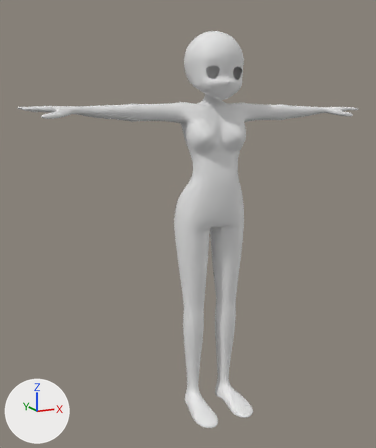
One commit to the Blender file untitled.blend: the scene before it, then after it.
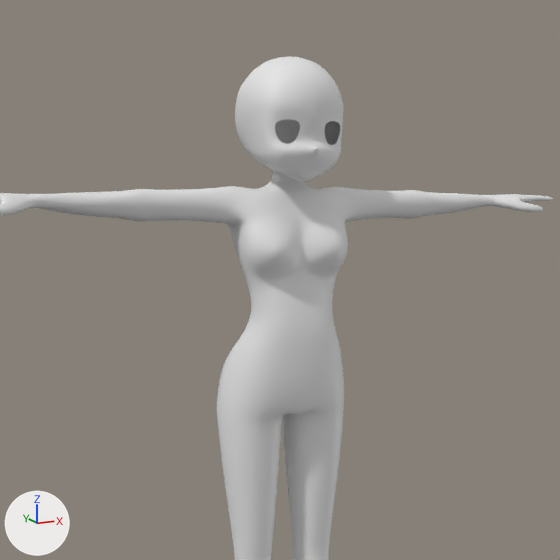
Each version is shown whole from a 50 mm lens placed at (-14.9, -27.5, -2.2), pointed at (-1.4, 0.6, -9.0), then close up on the part from 15% to 96% of the width and 0% to 69% of the height. Every picture has the same lights, and +X, +Y and +Z are marked at lower left.

Names of what the first close-up shows: 'body', 'face'.
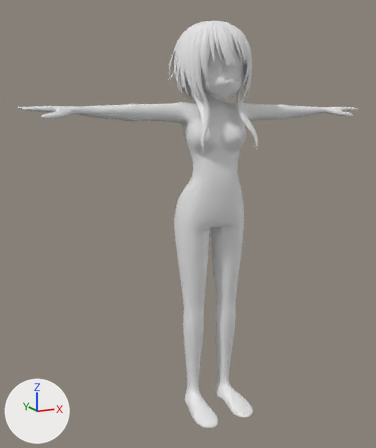
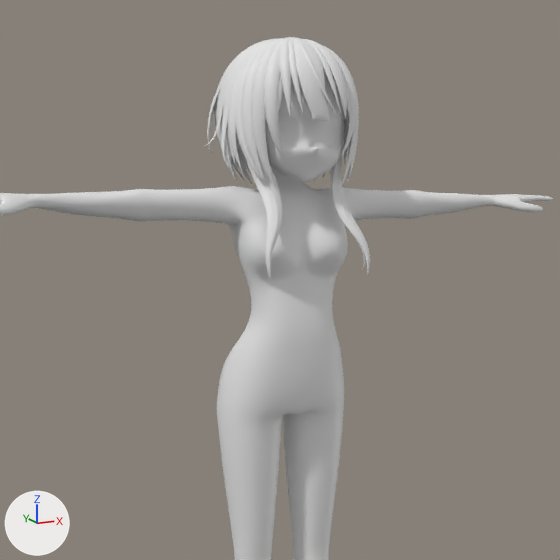
Commit message: 襟足調整

Location of each change, [x1, y1, x2, y2] in pixels of the close-ups (560 x 560 px):
'face', reshaped: before [235, 57, 344, 182]; after [265, 71, 344, 182]
'NurbsPath.001', shown: after [236, 38, 359, 189]
'NurbsPath.004', shown: after [245, 114, 370, 279]
'NurbsPath', shown: after [279, 37, 347, 119]
'NurbsPath.002', shown: after [208, 39, 349, 174]
'hair-front-top', shown: after [292, 37, 331, 123]
'NurbsPath.005', shown: after [207, 38, 326, 185]
'Sphere', added: after [236, 133, 243, 156]
part 1 of me_cube, added: after [278, 118, 341, 146]

Edits to the bpy script that builds the scene:
```text
Change me_cube:
    used by ob_face; location = (0.0, 0.0, -0.13); scale = (0.88, 0.88, 0.88)
    remove me_cube.from_pydata(...)  # 308 vertices, 293 faces; spans x 0.0..1.84, y -2.13..2.11, z -1.76..2.58
    add me_cube.from_pydata(...)  # 316 vertices, 302 faces; spans x 0.0..1.84, y -2.13..2.11, z -1.76..2.58
    me_cube part 1
    3 vertices are added at (1.28, -1.37, -0.14), (1.33, -1.39, 0.25), (0.64, -1.59, -0.45)
    5 new vertices lie (0.0, 0.04, 0.0) away from vertices in x 0.47..1.11, y -1.77..-1.48, z -0.5..0.33
    9 new faces join them
Add me_sphere:
    me_sphere.from_pydata(...)  # 205 vertices, 162 faces; spans x -0.011..1.124, y -0.255..1.088, z -1.141..-0.007
    me_sphere.polygons.foreach_set('use_smooth', [True] * 162)
Change ob_hair_front_top_end:
    remove ob_hair_front_top_end.hide_set(True)  # its collection is switched off
Change ob_nurbspath:
    remove ob_nurbspath.hide_set(True)  # its collection is switched off
Change ob_nurbspath_001:
    remove ob_nurbspath_001.hide_set(True)  # its collection is switched off
Change ob_hair_front_top:
    remove ob_hair_front_top.hide_set(True)  # its collection is switched off
Change ob_nurbspath_002:
    remove ob_nurbspath_002.hide_set(True)  # its collection is switched off
Change ob_nurbspath_004:
    remove ob_nurbspath_004.hide_set(True)  # its collection is switched off
Change ob_nurbspath_005:
    remove ob_nurbspath_005.hide_set(True)  # its collection is switched off
Add ob_sphere:
    ob_sphere = bpy.data.objects.new('Sphere', me_sphere)
    ob_sphere.location = (0.0, 0.31, 0.68)
    ob_sphere.scale = (1.55, 1.55, 1.55)
    _m = ob_sphere.modifiers.new('Mirror', 'MIRROR')
```
